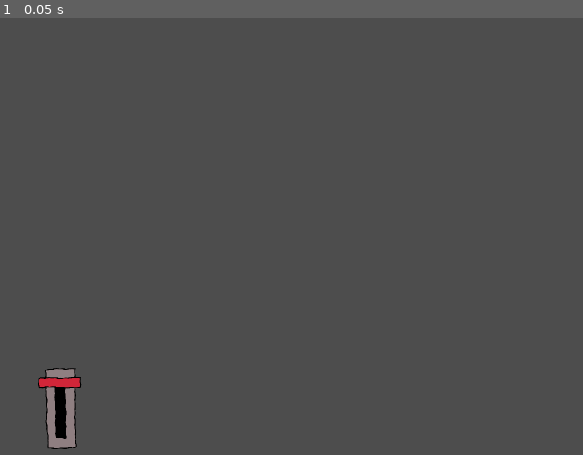
Above: before the commit, frame 1.
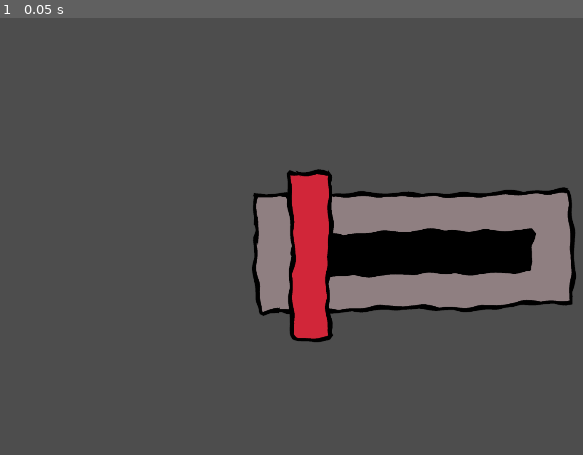
Above: after the commit, the same moment.

Repository: razzius/Masks2026
Game: Godot game, scene res://Lever.tscn
The game is run twice, just before and just after one commit, with the same random seed, the same clock (stepped at 60 frames per second) and the same inputs. This scene is started directly instead of the project's main scene.
Inputs:
- Up to frame 1 (0.05 s): no input

The runs differ from the first frame. In frame 1, 16% of the frame differs, in the area x 6-99%, y 34-99%.

Commit message:
Changed lever class to extend Button

Diff:
--- a/Lever.tscn
+++ b/Lever.tscn
@@ -3,19 +3,9 @@
 [ext_resource type="Script" uid="uid://cscr4vo7drgmp" path="res://scripts/Lever.gd" id="1_b1op8"]
 [ext_resource type="Texture2D" uid="uid://bbni44l4eb2ry" path="res://art/lever_0000.png" id="2_pix2u"]
 
-[node name="Lever" type="Control" unique_id=1982987846]
-layout_mode = 3
-anchors_preset = 2
-anchor_top = 1.0
-anchor_bottom = 1.0
-offset_left = 150.0
-offset_top = -150.0
-offset_right = 150.0
-offset_bottom = -150.0
-grow_vertical = 0
+[node name="Button" type="Button" unique_id=176294736]
+offset_right = 8.0
+offset_bottom = 8.0
+icon = ExtResource("2_pix2u")
+flat = true
 script = ExtResource("1_b1op8")
-
-[node name="Sprite2D" type="Sprite2D" parent="." unique_id=795643841]
-rotation = 1.5707964
-scale = Vector2(0.25, 0.25)
-texture = ExtResource("2_pix2u")
--- a/scenes/LynneScene.tscn
+++ b/scenes/LynneScene.tscn
@@ -1,6 +1,4 @@
 [gd_scene format=3 uid="uid://ulgg0vj6aucw"]
-
-[ext_resource type="PackedScene" uid="uid://fjwmfp7itbfr" path="res://Lever.tscn" id="1_65m87"]
 
 [node name="LynneScene" type="Control" unique_id=1760316433]
 layout_mode = 3
@@ -9,10 +7,3 @@
 anchor_bottom = 1.0
 grow_horizontal = 2
 grow_vertical = 2
-
-[node name="Lever" parent="." unique_id=1982987846 instance=ExtResource("1_65m87")]
-layout_mode = 1
-offset_left = 116.0
-offset_top = -163.0
-offset_right = 116.0
-offset_bottom = -163.0
--- a/scripts/Lever.gd
+++ b/scripts/Lever.gd
@@ -1,6 +1,7 @@
-extends Node
+extends Button
 
 @export var gates = []
+var moving : bool
 
 func _ready() -> void:
 	pass # Replace with function body.
@@ -8,6 +9,14 @@
 func _process(delta: float) -> void:
 	pass
 
+func _pressed() -> void:
+	if(!moving):
+		moving = true
+		ChangeDoors()
+		## Play moving animation.
+		moving = false
+
+
 func ChangeDoors() -> void:
 	for gate in gates:
 		gate.ToggleDoor()
